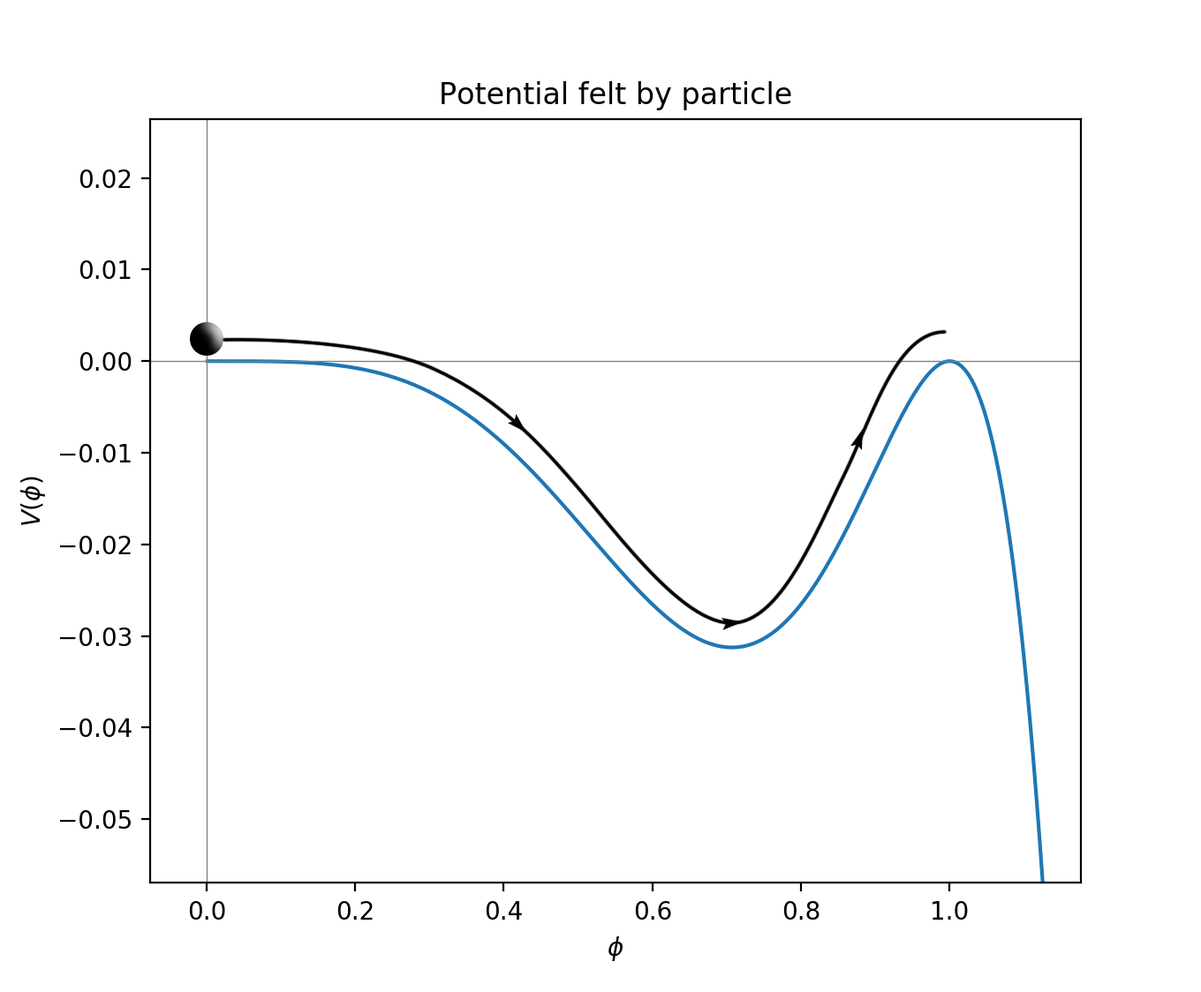
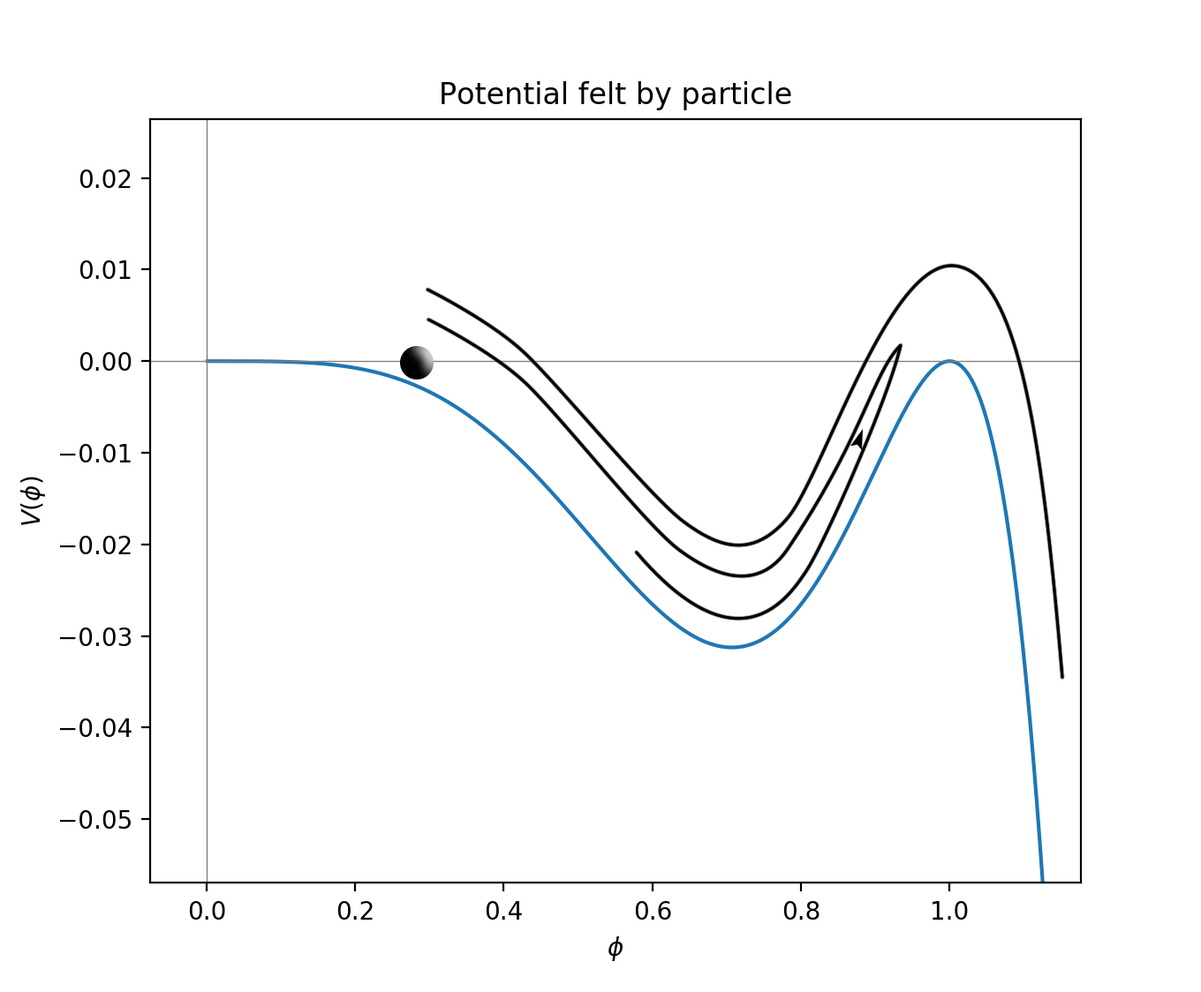
Layered file, before and after one edit (1201×992). Changes by layer:
removed layer "Shape 1 copy" over [721,617,743,631]
removed layer "Shape 1" over [507,414,527,433]
moved "Ellipse 1" above "Layer 2", painted on it over [189,322,434,380]
added layer "Layer 2" above "Layer 1" over [425,316,904,622]
painted on "Layer 1" over [221,263,1065,681]
